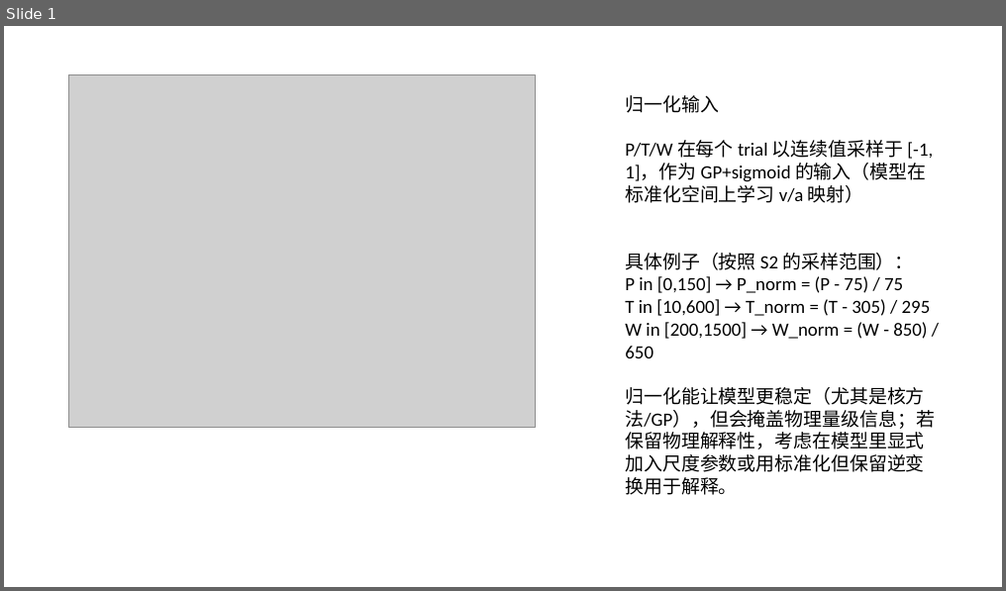
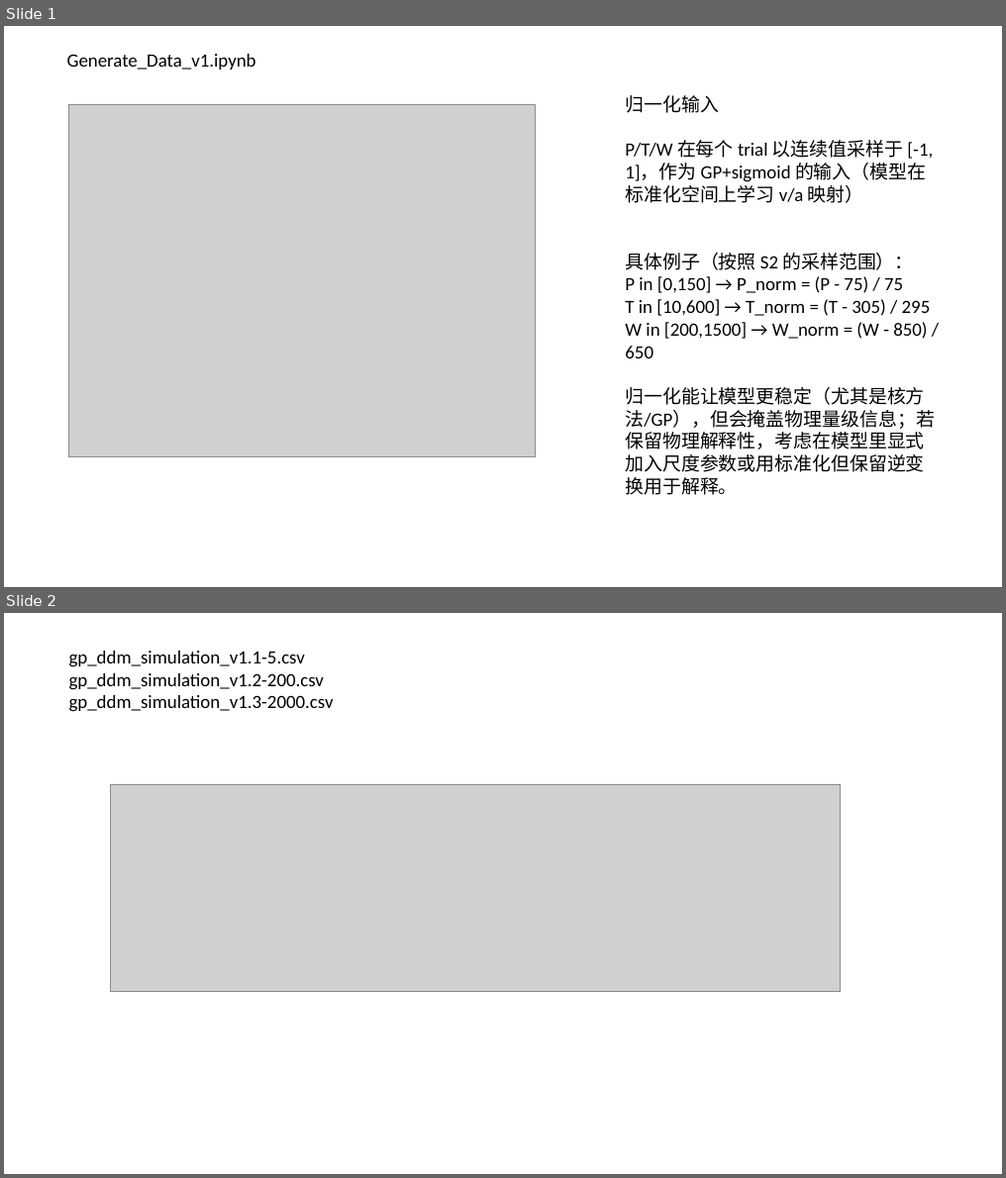
Before and after one commit to Fanzhaoli/Guassion_Process-and-Experiment_Design, a slide deck: 4_Reports/Code_Version.pptx. Shown one above the other, each under a label of ours: slide 1 before the commit, slides 1 and 2 after it. The pictures are 1006x591 and 1006x1178 pixels, drawn with LibreOffice and Linux fonts; fonts in the diff are those of the drawing; grey boxes stand for pictures. Boxes give left, top, right and bottom in pixels: in the first picture for what was removed or moved away, otherwise in the second. Text is boxed around its words. In the diff, an @@ line names an element or a change of style, - is before the commit and + after.

```diff
--- a/4_Reports/Code_Version.pptx
+++ b/4_Reports/Code_Version.pptx
@@ slide 2 added at [4,613,1002,1174], background #FFFFFF @@
@@ text added at [69,651,334,712], 18 pt, text #000000 @@
+gp_ddm_simulation_v1.1-5.csv
+gp_ddm_simulation_v1.2-200.csv
+gp_ddm_simulation_v1.3-2000.csv
@@ picture added at [111,784,841,991] @@
@@ slide 1 changed as well @@
@@ text added at [67,54,256,70], 18 pt, text #000000 @@
+Generate_Data_v1.ipynb
@@ picture: place and size @@
-picture at [69,75,536,427]
+picture at [69,104,536,458]
```
Also in this commit, not shown: 2 other slides added, 1 slide removed, 9 other files.
